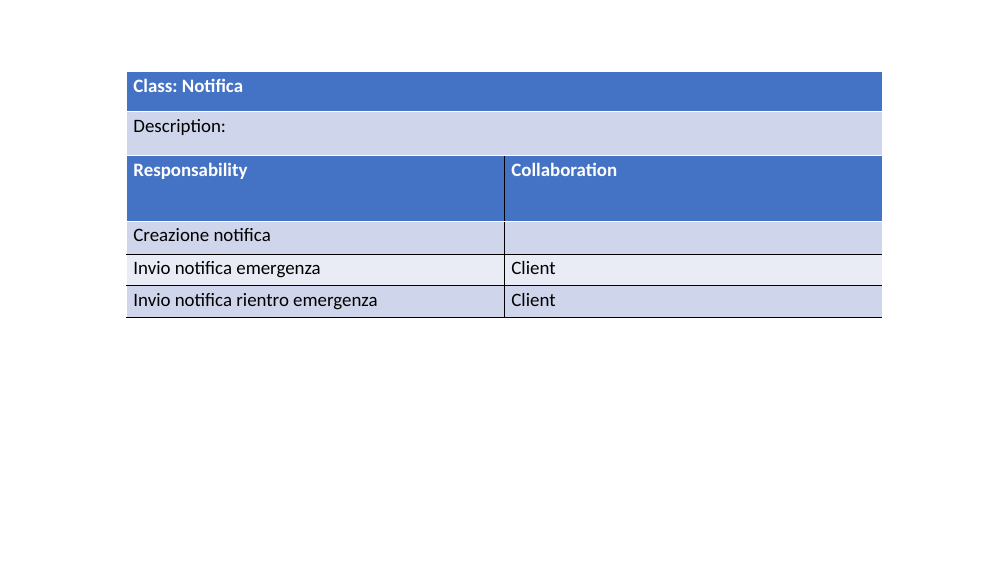
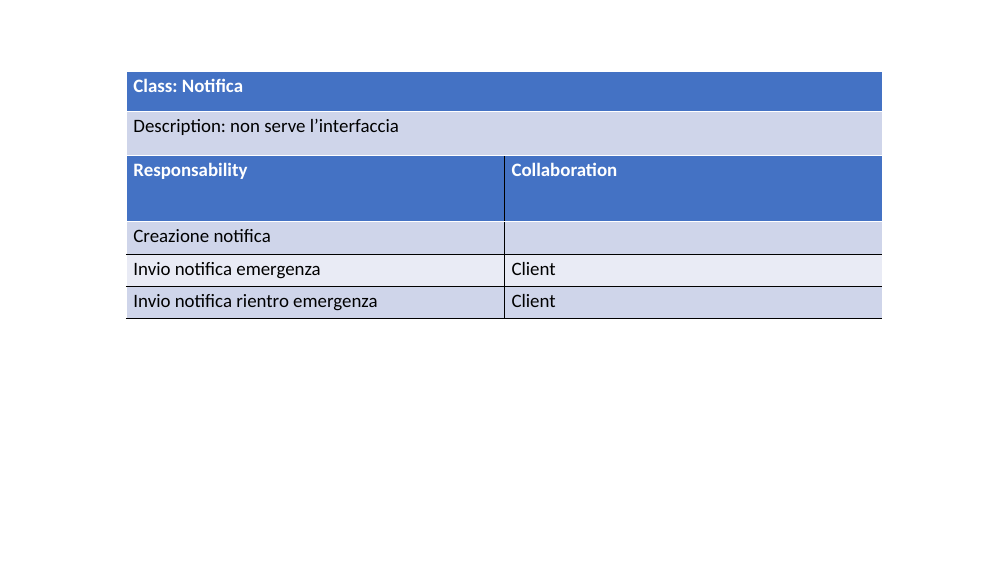
Before and after one commit to ecorradini/ProgettoIDS, a slide deck: slide 4 of AnalisiRequisiti/CRC/UT4/CRC_UT4.ppt. Drawn at 1008x567 pixels with LibreOffice and Linux fonts; fonts in the diff are those of the drawing. Boxes give left, top, right and bottom in pixels: in the first picture for what was removed or moved away, otherwise in the second. Text is boxed around its words. In the diff, an @@ line names an element or a change of style, - is before the commit and + after.

```diff
--- a/AnalisiRequisiti/CRC/UT4/CRC_UT4.ppt
+++ b/AnalisiRequisiti/CRC/UT4/CRC_UT4.ppt
@@ table at (126,71,883,156) @@
-row 2, column 1: Description:
+row 2, column 1: Description: non serve l’interfaccia
```
Also in this commit, not shown: 7 other slides changed.
